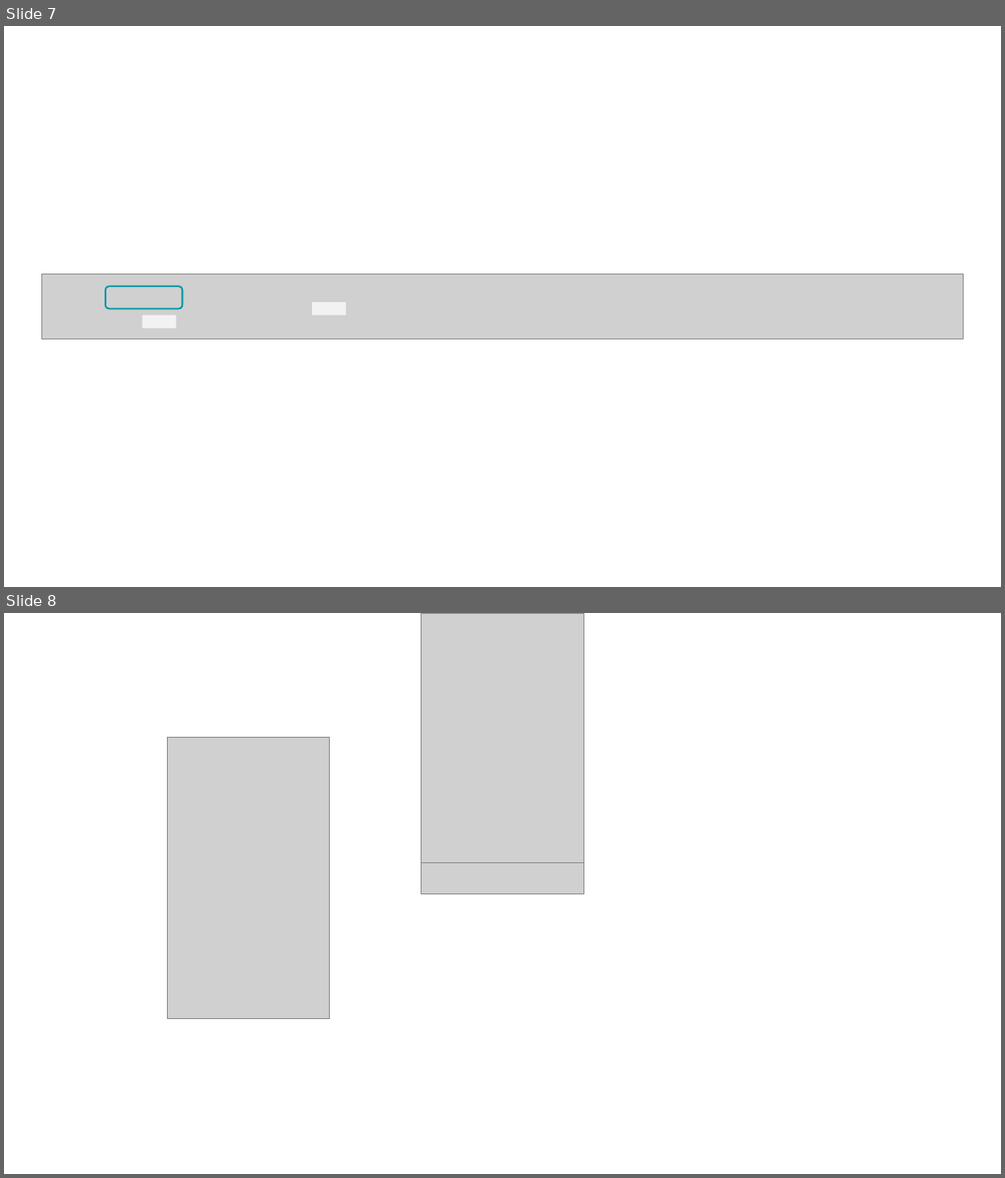
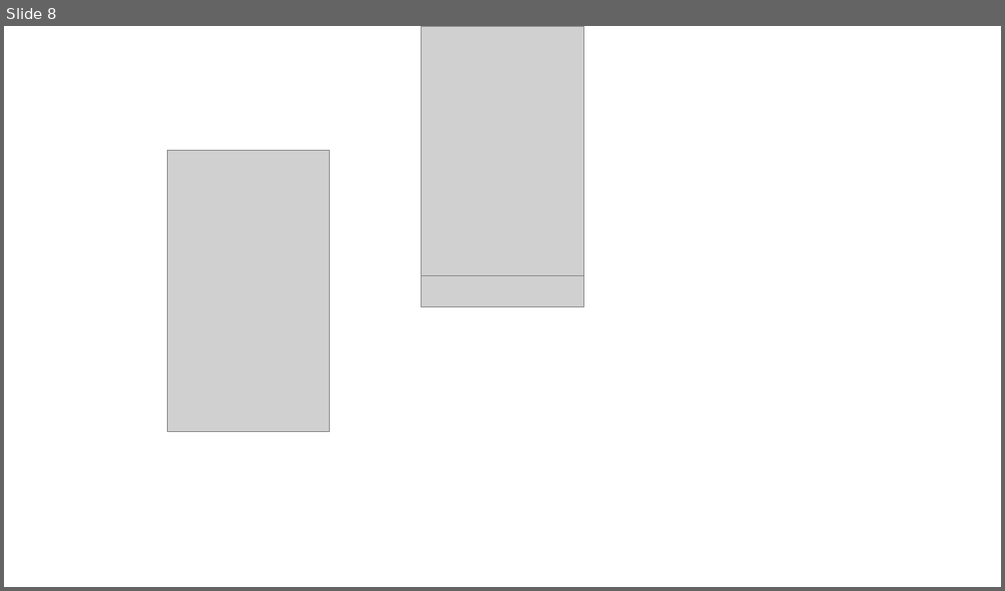
Before and after one commit to bigdata-car/kadap-manual, a slide deck: assets/03-gpuaas/image.pptx. Shown one above the other, each under a label of ours: slides 7 and 8 before the commit, slide 8 after it. The pictures are 1005x1178 and 1005x591 pixels, drawn with LibreOffice and Linux fonts; fonts in the diff are those of the drawing; grey boxes stand for pictures; background and template pictures are left out. Boxes give left, top, right and bottom in pixels: in the first picture for what was removed or moved away, otherwise in the second. Text is boxed around its words. In the diff, an @@ line names an element or a change of style, - is before the commit and + after.

```diff
--- a/assets/03-gpuaas/image.pptx
+++ b/assets/03-gpuaas/image.pptx
@@ slide 7 removed at [4, 26, 1001, 587], background #FFFFFF @@
@@ picture removed at [41, 274, 963, 338] @@
@@ rounded rectangle removed at [105, 286, 183, 309] @@
@@ rectangle removed at [142, 315, 176, 329] @@
@@ rectangle removed at [312, 302, 346, 315] @@
```
Also in this commit, not shown: 7 slides added, 10 other files.
